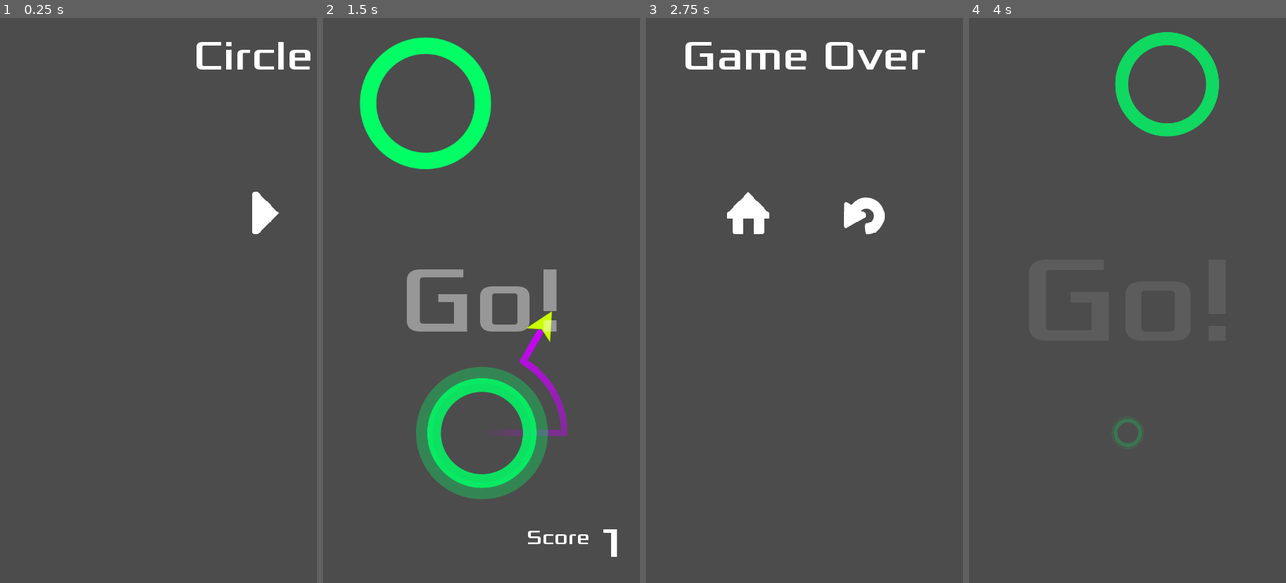
Above: before the commit, frames 1-4 (left to right).
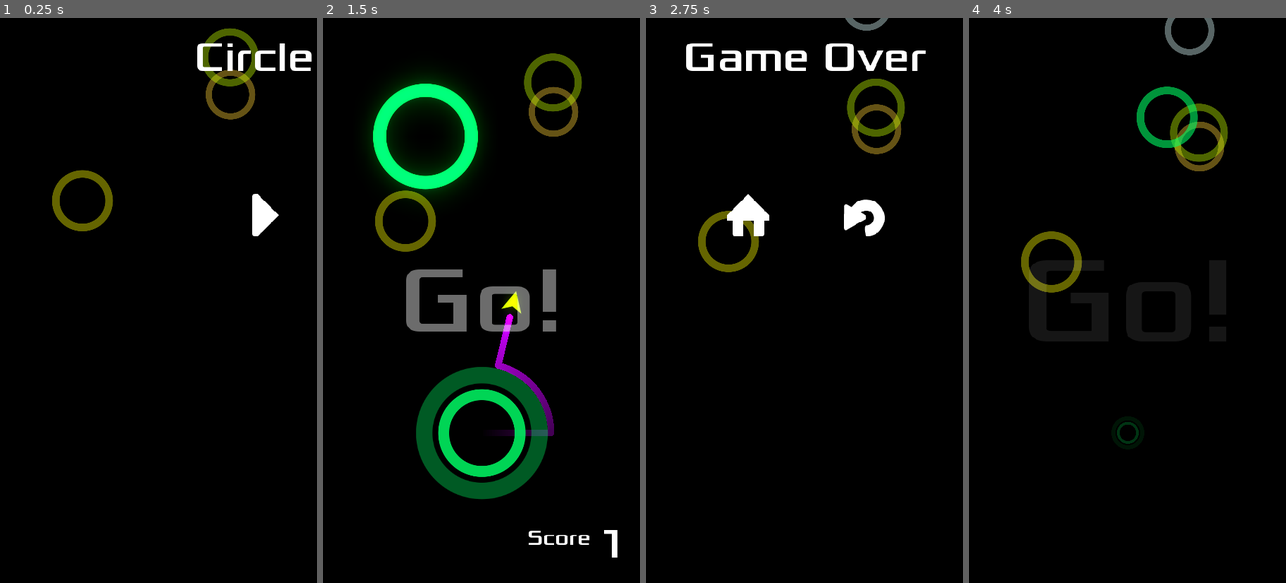
Above: after the commit, the same moments.

Repository: kidscancode/circle_jump
Game: Godot game, scene res://Main.tscn
Same seed, same stepped clock (60 frames per second), same inputs: the game is played once before the commit and once after it.
Inputs (mouse positions are in pixels of both pictures, inside the frame that each line leads up to):
- Up to frame 1 (0.25 s): no input
- Up to frame 2 (1.5 s): click (424, 215) at 0.5 s; move the mouse to (551, 272) at 1.27 s; hold Right (ui_right) from 1.28 s (still down); click (551, 272) at 1.42 s
- Up to frame 3 (2.75 s): move the mouse to (741, 328) at 2.02 s; release Right (ui_right) at 2.03 s; hold Down (ui_down) from 2.03 s (still down); click (741, 328) at 2.17 s
- Up to frame 4 (4 s): release Down (ui_down) at 2.75 s; click (1184, 215) at 2.75 s; move the mouse to (1159, 176) at 3.52 s; hold Right (ui_right) from 3.53 s (still down); click (1159, 176) at 3.67 s

The runs differ from the first frame. In frame 1, 99% of the frame differs, in the area x 0-100%, y 0-100%; in frame 2, 99%; in frame 3, 98%; in frame 4, 100%.

Commit message:
part 09 android testing and background

Diff:
--- a/Main.gd
+++ b/Main.gd
@@ -31,7 +31,7 @@
 	var c = Circle.instance()
 	if !_position:
 		var x = rand_range(-150, 150)
-		var y = rand_range(-550, -450)
+		var y = rand_range(-500, -400)
 		_position = player.target.position + Vector2(x, y)
 	add_child(c)
 	c.init(_position, level)
--- a/Main.tscn
+++ b/Main.tscn
@@ -1,9 +1,21 @@
-[gd_scene load_steps=5 format=2]
+[gd_scene load_steps=7 format=2]
 
 [ext_resource path="res://Main.gd" type="Script" id=1]
 [ext_resource path="res://UI/Screens.tscn" type="PackedScene" id=2]
 [ext_resource path="res://UI/HUD.tscn" type="PackedScene" id=3]
 [ext_resource path="res://assets/audio/Music_Light-Puzzles.ogg" type="AudioStream" id=4]
+[ext_resource path="res://UI/Background.tscn" type="PackedScene" id=5]
+
+[sub_resource type="Environment" id=1]
+background_mode = 4
+glow_enabled = true
+glow_levels/1 = true
+glow_levels/2 = true
+glow_levels/4 = true
+glow_levels/5 = false
+glow_intensity = 0.37
+glow_blend_mode = 0
+glow_hdr_threshold = 0.64
 
 [node name="Main" type="Node"]
 script = ExtResource( 1 )
@@ -24,4 +36,9 @@
 
 [node name="Music" type="AudioStreamPlayer" parent="."]
 stream = ExtResource( 4 )
+
+[node name="Background" parent="." instance=ExtResource( 5 )]
+
+[node name="WorldEnvironment" type="WorldEnvironment" parent="."]
+environment = SubResource( 1 )
 [connection signal="start_game" from="Screens" to="." method="new_game"]
--- /dev/null
+++ b/UI/Background.tscn
@@ -0,0 +1,31 @@
+[gd_scene load_steps=2 format=2]
+
+[ext_resource path="res://assets/images/circle1_n.png" type="Texture" id=1]
+
+[node name="Background" type="CanvasLayer"]
+layer = -1
+
+[node name="ColorRect" type="ColorRect" parent="."]
+anchor_right = 1.0
+anchor_bottom = 1.0
+mouse_filter = 2
+color = Color( 0, 0, 0, 1 )
+
+[node name="CPUParticles2D" type="CPUParticles2D" parent="."]
+modulate = Color( 1, 1, 1, 0.396078 )
+position = Vector2( 240, -100 )
+rotation = 1.5708
+amount = 4
+lifetime = 20.0
+preprocess = 20.0
+texture = ExtResource( 1 )
+emission_shape = 2
+emission_rect_extents = Vector2( 1, 240 )
+spread = 0.0
+gravity = Vector2( 0, 0 )
+initial_velocity = 50.0
+initial_velocity_random = 0.6
+scale_amount = 0.2
+scale_amount_random = 0.2
+hue_variation = 0.5
+hue_variation_random = 1.0
--- a/UI/HUD.tscn
+++ b/UI/HUD.tscn
@@ -26,7 +26,7 @@
 "times": PoolRealArray( 0 ),
 "transitions": PoolRealArray( 1 ),
 "update": 1,
-"values": [ 64 ]
+"values": [ 80 ]
 }
 tracks/1/type = "value"
 tracks/1/path = NodePath("Message:visible")
--- a/objects/Circle.gd
+++ b/objects/Circle.gd
@@ -5,8 +5,8 @@
 
 enum MODES {STATIC, LIMITED}
 
-var radius = 100
-var rotation_speed = PI
+var radius = 80
+var rotation_speed = 4
 var mode = MODES.STATIC
 var move_range = 0
 var move_speed = 2.0
--- a/objects/Circle.tscn
+++ b/objects/Circle.tscn
@@ -24,10 +24,10 @@
 tracks/0/imported = false
 tracks/0/enabled = true
 tracks/0/keys = {
-"times": PoolRealArray( 0 ),
-"transitions": PoolRealArray( 1 ),
+"times": PoolRealArray( 0, 0.42 ),
+"transitions": PoolRealArray( 1, 1 ),
 "update": 1,
-"values": [ true ]
+"values": [ true, false ]
 }
 tracks/1/type = "value"
 tracks/1/path = NodePath("SpriteEffect:scale")
@@ -48,7 +48,7 @@
 tracks/2/imported = false
 tracks/2/enabled = true
 tracks/2/keys = {
-"times": PoolRealArray( 0, 0.5 ),
+"times": PoolRealArray( 0, 0.46 ),
 "transitions": PoolRealArray( 1, 1 ),
 "update": 0,
 "values": [ Color( 1, 1, 1, 0 ), Color( 1, 1, 1, 0.560784 ) ]
@@ -95,12 +95,14 @@
 texture = ExtResource( 3 )
 
 [node name="SpriteEffect" type="Sprite" parent="."]
-self_modulate = Color( 1, 1, 1, 0 )
+visible = false
+self_modulate = Color( 1, 1, 1, 0.51202 )
 material = SubResource( 1 )
-scale = Vector2( 3, 3 )
+scale = Vector2( 0.480009, 0.480009 )
 texture = ExtResource( 3 )
 
 [node name="CollisionShape2D" type="CollisionShape2D" parent="."]
+visible = false
 shape = SubResource( 2 )
 
 [node name="Pivot" type="Node2D" parent="."]
--- a/objects/Jumper.gd
+++ b/objects/Jumper.gd
@@ -6,7 +6,7 @@
 onready var trail = $Trail/Points
 
 var velocity = Vector2(100, 0)
-var jump_speed = 1000
+var jump_speed = 1500
 var target = null
 var trail_length = 25
 
--- a/objects/Jumper.tscn
+++ b/objects/Jumper.tscn
@@ -19,11 +19,11 @@
 [node name="Sprite" type="Sprite" parent="."]
 material = SubResource( 1 )
 rotation = 1.5708
+scale = Vector2( 0.75, 0.75 )
 texture = ExtResource( 3 )
 
 [node name="CollisionShape2D" type="CollisionPolygon2D" parent="."]
-visible = false
-polygon = PoolVector2Array( 19.9982, 0.0478821, -20.663, -20.0641, -20.8817, 19.9413 )
+polygon = PoolVector2Array( 17, 0, -16, -16, -16, 16 )
 
 [node name="VisibilityNotifier2D" type="VisibilityNotifier2D" parent="."]
 
--- a/project.godot
+++ b/project.godot
@@ -23,6 +23,11 @@
 
 settings="*res://settings.gd"
 
+[debug]
+
+gdscript/warnings/unused_class_variable=false
+gdscript/warnings/unused_argument=false
+
 [display]
 
 window/size/width=480
@@ -37,4 +42,7 @@
 
 [rendering]
 
+quality/intended_usage/framebuffer_allocation=0
+quality/intended_usage/framebuffer_allocation.mobile=0
 environment/default_environment="res://default_env.tres"
+quality/dynamic_fonts/use_oversampling=false
--- a/tests/ProgressionTester.tscn
+++ b/tests/ProgressionTester.tscn
@@ -1,6 +1,6 @@
 [gd_scene load_steps=2 format=2]
 
-[ext_resource path="res://ProgressionTester.gd" type="Script" id=1]
+[ext_resource path="res://tests/ProgressionTester.gd" type="Script" id=1]
 
 [node name="ProgressionTester" type="Node2D"]
 script = ExtResource( 1 )
Not shown, added: export_presets.cfg
Renamed: ProgressionTester.gd -> tests/ProgressionTester.gd
